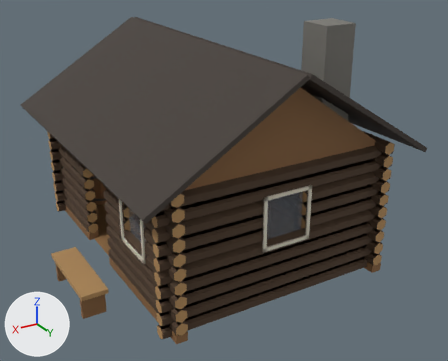
Renders of the glTF model openttd/media/baseset/decouple/objekty/prumysl/les_paseka_srub_interier.glb from each side of a commit.
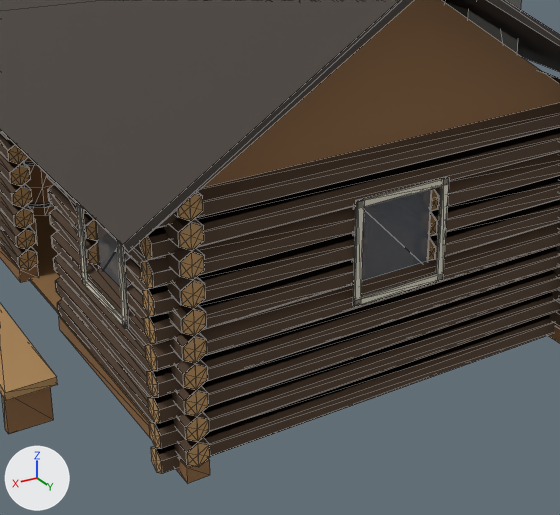
Each version is shown whole from a camera (50 mm lens) standing at (9.16, 19.65, 6.04) and looking at (3.6, 10.4, 1.41), then close up on the part from 18% to 83% of the width and 26% to 100% of the height. Arrows for +X, +Y and +Z are at lower left; the lights stay in place. The older version's two pictures come first. The close-ups show mesh edges as thin lines. Where no turn or scale is listed for an object, it has been applied to the vertices. Vertices at exactly the same position are counted once.
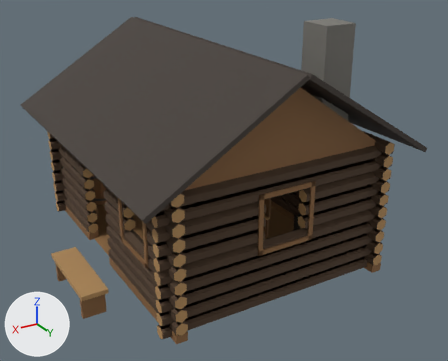
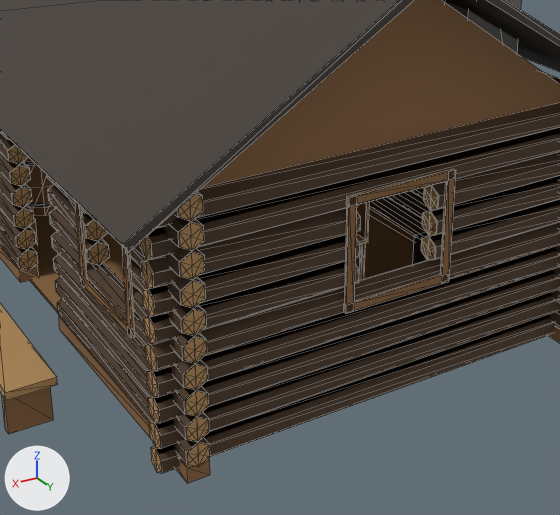
Where the change shows, as pixel boxes (x1, y1, x2, y2) in the close-ups (560 x 515 px; the box of a moved part takes in the faces that stretch with it):
part 1 of me_mesh_1, deleted: before (353, 189, 432, 281)
part 2 of me_mesh_1, deleted: before (96, 222, 131, 288)
part 3 of me_mesh_1, moved or reshaped: before (77, 204, 129, 329); after (75, 202, 135, 338)
part 4 of me_mesh_1, moved or reshaped: before (353, 177, 449, 307); after (344, 169, 456, 314)

The edits, one by one:
me_mesh_1 is used by ob_mesh_1; location (1.058, 12.9, 0.0).
me_mesh_1 had 1458 vertices, 1970 faces and spanned x 0.0..5.77, y -6.2..0.0, z 0.0..4.4.
me_mesh_1 now has 1442 vertices, 1946 faces and spans x 0.0..5.77, y -6.2..0.0, z 0.0..4.4.
me_mesh_1 part 1: the loose piece of 8 vertices spanning x 2.24..3.04, y -0.5, z 1.13..1.97 is deleted.
me_mesh_1 part 2: the loose piece of 8 vertices spanning x 4.64..4.65, y -2.1..-1.3, z 0.98..1.82 is deleted.
Part 3, on me_mesh_1:
24 vertices move from x 4.76..4.79, y -2.16..-1.24, z 0.92..1.88 to x 4.74..4.77, y -2.24..-1.16, z 0.87..1.93.
Part 4, on me_mesh_1:
24 vertices move from x 2.18..3.1, y -0.38..-0.35, z 1.07..2.03 to x 2.1..3.18, y -0.4..-0.37, z 1.02..2.08.
me_mesh_1 no longer uses material mat_les_sklo (grey #6f767e).
